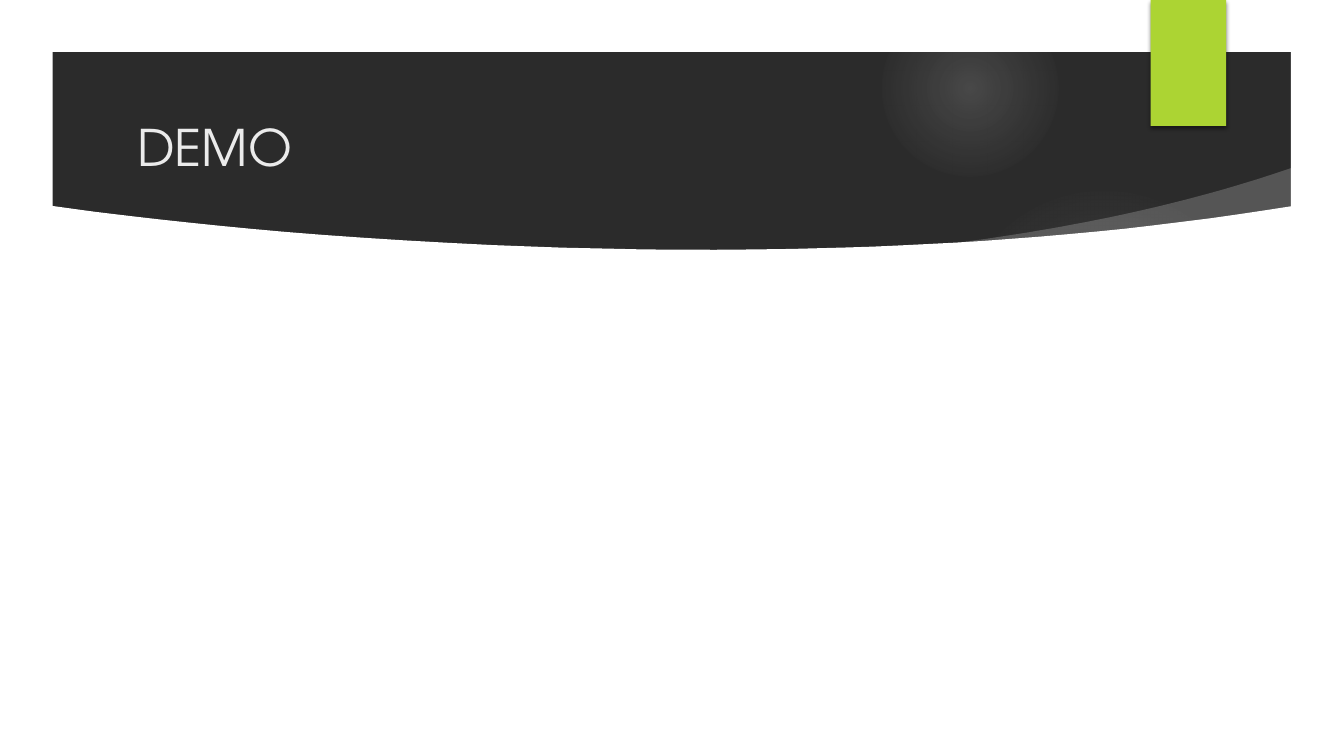
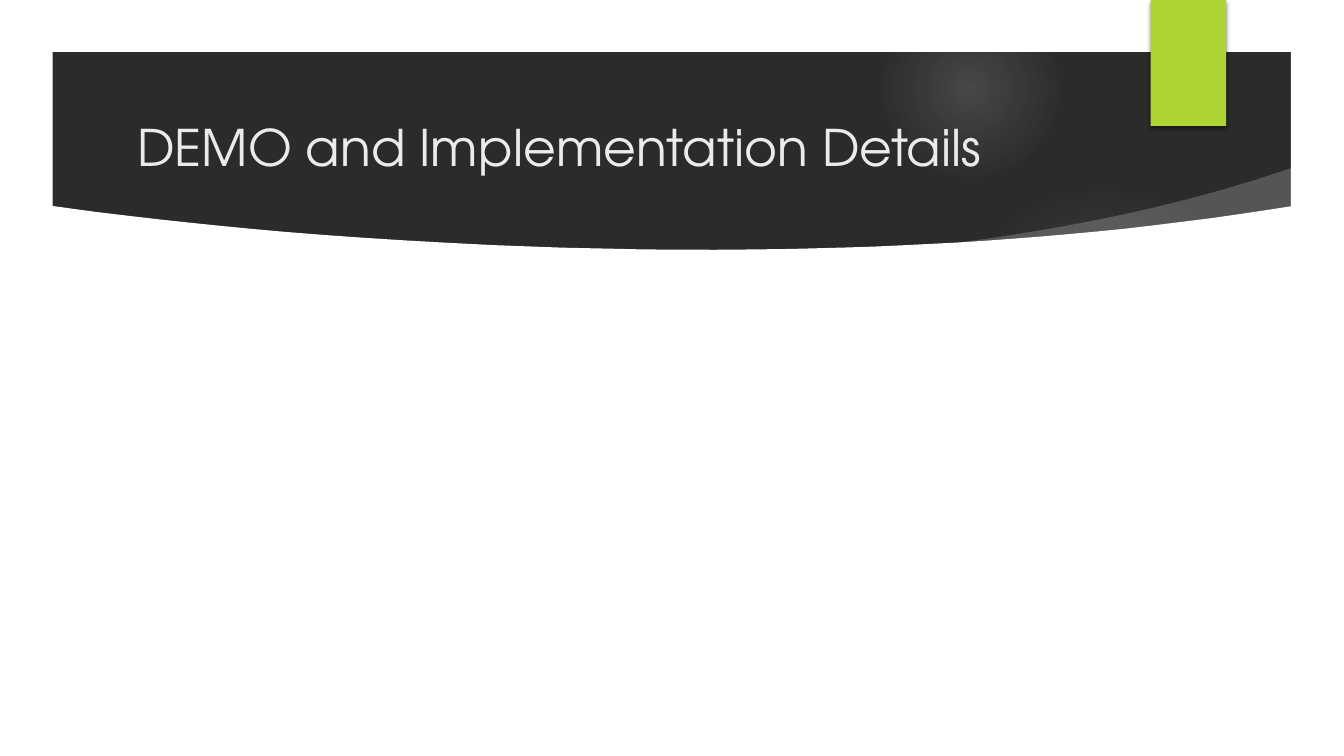
Before and after one commit to FIU-SCIS-Senior-Project-2014-Fall/Mission-Critical-Cloud, a slide deck: slide 14 of Documents/Presentations/Mission_Critical_Cloud_Computing_presentation_Final_10_6.pptm. Drawn at 1344x756 pixels with LibreOffice and Linux fonts; fonts in the diff are those of the drawing; background and template pictures are left out; a plain dark background stands for a picture behind light text. Boxes give left, top, right and bottom in pixels: in the first picture for what was removed or moved away, otherwise in the second. Text is boxed around its words. In the diff, an @@ line names an element or a change of style, - is before the commit and + after.

```diff
--- a/Documents/Presentations/Mission_Critical_Cloud_Computing_presentation_Final_10_6.pptm
+++ b/Documents/Presentations/Mission_Critical_Cloud_Computing_presentation_Final_10_6.pptm
@@ title at <box>137,128,981,176</box>: text changed @@
-DEMO
+DEMO and Implementation Details
```
Also in this commit, not shown: 5 other slides changed, 37 other files.
